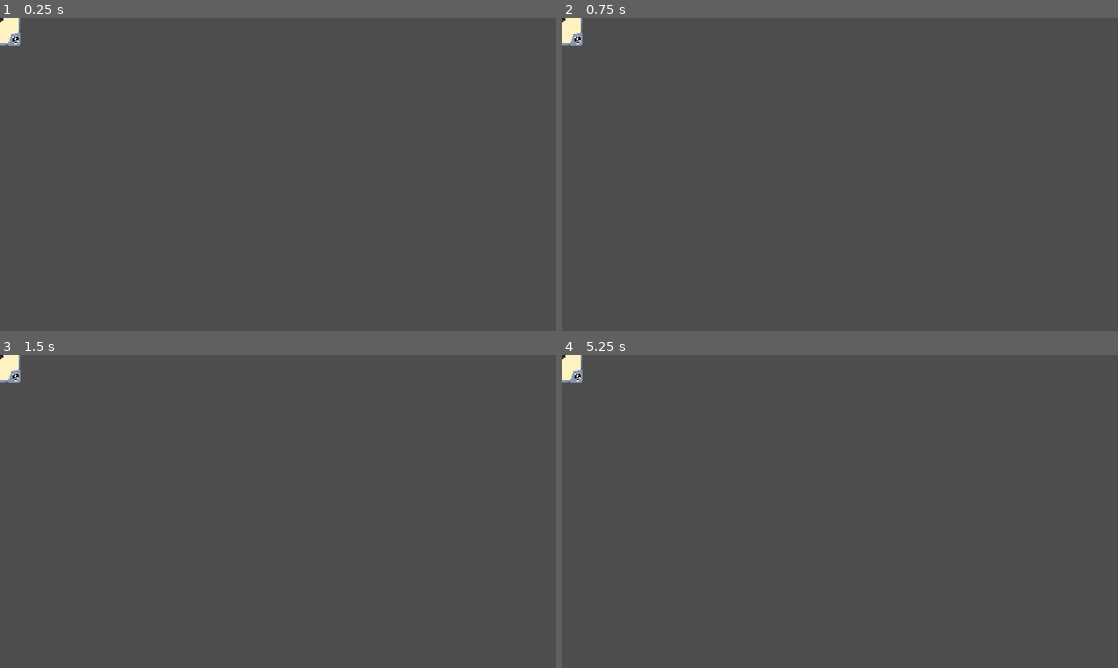
Above: before the commit, frames 1-4 (two rows, left to right).
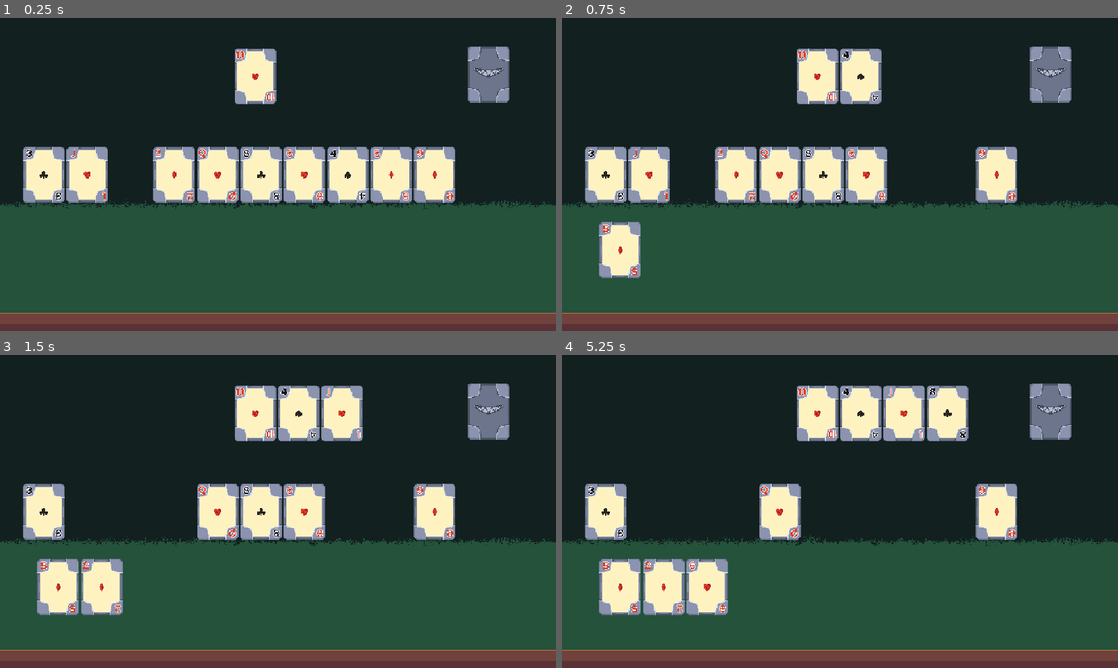
Above: after the commit, the same moments.

Repository: RajwolChapagain/IEEE-Game-Jam
Game: Godot game, scene res://scenes/game.tscn
Two runs of this game, one before a commit and one after it. Both use one fixed random seed, a clock stepped at 60 frames per second and the inputs below. Before the commit the project starts from res://scenes/card.tscn.
Inputs (mouse positions are in pixels of both pictures, inside the frame that each line leads up to):
- Up to frame 1 (0.25 s): no input
- Up to frame 2 (0.75 s): tap Enter at 0.5 s; move the mouse to (962, 158) at 0.52 s; press the mouse at (962, 158) at 0.53 s
- Up to frame 3 (1.5 s): tap Space at 1.25 s; move the mouse to (166, 527) at 1.27 s; release the mouse at (166, 527) at 1.28 s; click (166, 527) at 1.35 s
- Up to frame 4 (5.25 s): tap Enter at 2, 3.5 s; move the mouse to (895, 442) at 2.02 s; press the mouse at (895, 442) at 2.03 s; tap Space at 2.75, 4.25 s; move the mouse to (812, 574) at 2.77 s; release the mouse at (812, 574) at 2.78 s; click (812, 574) at 2.85 s; move the mouse to (1006, 558) at 3.52 s; press the mouse at (1006, 558) at 3.53 s; move the mouse to (673, 464) at 4.27 s; release the mouse at (673, 464) at 4.28 s; click (673, 464) at 4.35 s; move the mouse to (867, 511) at 5.02 s; press the mouse at (867, 511) at 5.03 s

The runs differ from the first frame. In frame 1, 99% of the frame differs, in the area x 0-100%, y 0-100%; in frame 2, 99%; in frame 3, 99%; in frame 4, 99%.

Commit message:
updated game scene to have background and enemy player scene

Diff:
--- a/project.godot
+++ b/project.godot
@@ -11,7 +11,7 @@
 [application]
 
 config/name="IEEE Game Jam Project"
-run/main_scene="uid://c4crmhkfhroy5"
+run/main_scene="uid://d280r3fbfrjqv"
 config/features=PackedStringArray("4.4", "GL Compatibility")
 config/icon="res://icon.svg"
 
--- /dev/null
+++ b/scenes/enemy.tscn
@@ -0,0 +1,6 @@
+[gd_scene load_steps=2 format=3 uid="uid://c4tq7hhoe4lcq"]
+
+[ext_resource type="Script" uid="uid://dlejkg17n0bfa" path="res://scripts/enemy.gd" id="1_48uxq"]
+
+[node name="Enemy" type="Node2D"]
+script = ExtResource("1_48uxq")
--- a/scenes/game.tscn
+++ b/scenes/game.tscn
@@ -1,14 +1,28 @@
-[gd_scene load_steps=3 format=3 uid="uid://d280r3fbfrjqv"]
+[gd_scene load_steps=6 format=3 uid="uid://d280r3fbfrjqv"]
 
 [ext_resource type="Script" uid="uid://bj0kvsmlf76eo" path="res://scripts/game.gd" id="1_yqjtg"]
 [ext_resource type="PackedScene" uid="uid://wxdbeasu565b" path="res://scenes/deck.tscn" id="2_lnu2h"]
+[ext_resource type="PackedScene" uid="uid://cvi4s3ee8nuem" path="res://scenes/player.tscn" id="3_lbhrr"]
+[ext_resource type="PackedScene" uid="uid://bm4p7oofa7lp0" path="res://scenes/table_stage.tscn" id="4_iywne"]
+[ext_resource type="PackedScene" uid="uid://c4tq7hhoe4lcq" path="res://scenes/enemy.tscn" id="4_p57ef"]
 
-[node name="Game" type="Node2D" node_paths=PackedStringArray("deck", "dealt_positions")]
+[node name="Game" type="Node2D" node_paths=PackedStringArray("deck", "player", "enemy", "dealt_positions")]
 script = ExtResource("1_yqjtg")
 deck = NodePath("Deck")
+player = NodePath("Player")
+enemy = NodePath("Enemy")
 dealt_positions = [NodePath("CardPositions/CardPosition1"), NodePath("CardPositions/CardPosition2"), NodePath("CardPosi …(310 unchanged characters)…
 
 [node name="Deck" parent="." instance=ExtResource("2_lnu2h")]
+
+[node name="Player" parent="." instance=ExtResource("3_lbhrr")]
+position = Vector2(100, 400)
+
+[node name="Enemy" parent="." instance=ExtResource("4_p57ef")]
+position = Vector2(440, 100)
+
+[node name="TableStage" parent="." instance=ExtResource("4_iywne")]
+z_index = -1
 
 [node name="CardPositions" type="Node2D" parent="."]
 
--- /dev/null
+++ b/scripts/enemy.gd
@@ -0,0 +1 @@
+extends Player
--- a/scripts/game.gd
+++ b/scripts/game.gd
@@ -1,11 +1,11 @@
 extends Node2D
 
 @export var deck: Node2D
+@export var player: Player
+@export var enemy: Player
 @export var dealt_positions: Array[Marker2D]
 
 var dealt_card: Array[Card] = []
-var player_hand: Array[Card]= []
-var enemy_hand: Array[Card] = []
 var player_turn : bool = false
 
 func _ready():
@@ -24,17 +24,14 @@
 func enemy_pick():
 	if dealt_card.size() > 0:
 		var index: int = randi_range(0, dealt_card.size()-1)
-		enemy_hand.append(dealt_card[index])
-		dealt_card[index].global_position.y -= 50
+		enemy.pick(dealt_card[index])
 		dealt_card.pop_at(index)
 		player_turn = not player_turn
 
 func _on_card_clicked(card: Card):
 	if player_turn:
 		print(card.get_pretty_string())
-		card.global_position.y += 50
-		card.update_card()
-		player_hand.append(card)
+		player.pick(card)
 		remove_from_dealt(card)
 		player_turn = not player_turn
 		enemy_pick()
--- a/scripts/player.gd
+++ b/scripts/player.gd
@@ -1,9 +1,10 @@
 extends Node2D
+class_name Player
 
 var hp: int = 5
 var hand: Array[Card] = []
 
 func pick(card: Card) -> void:
-	card.position.y = position.y
-	card.position.x = position.x + len(hand) * 75
+	card.global_position.y = global_position.y
+	card.global_position.x = global_position.x + len(hand) * 75
 	hand.append(card)
Not shown: 1 places in scenes/player.tscn that only renumber resources
